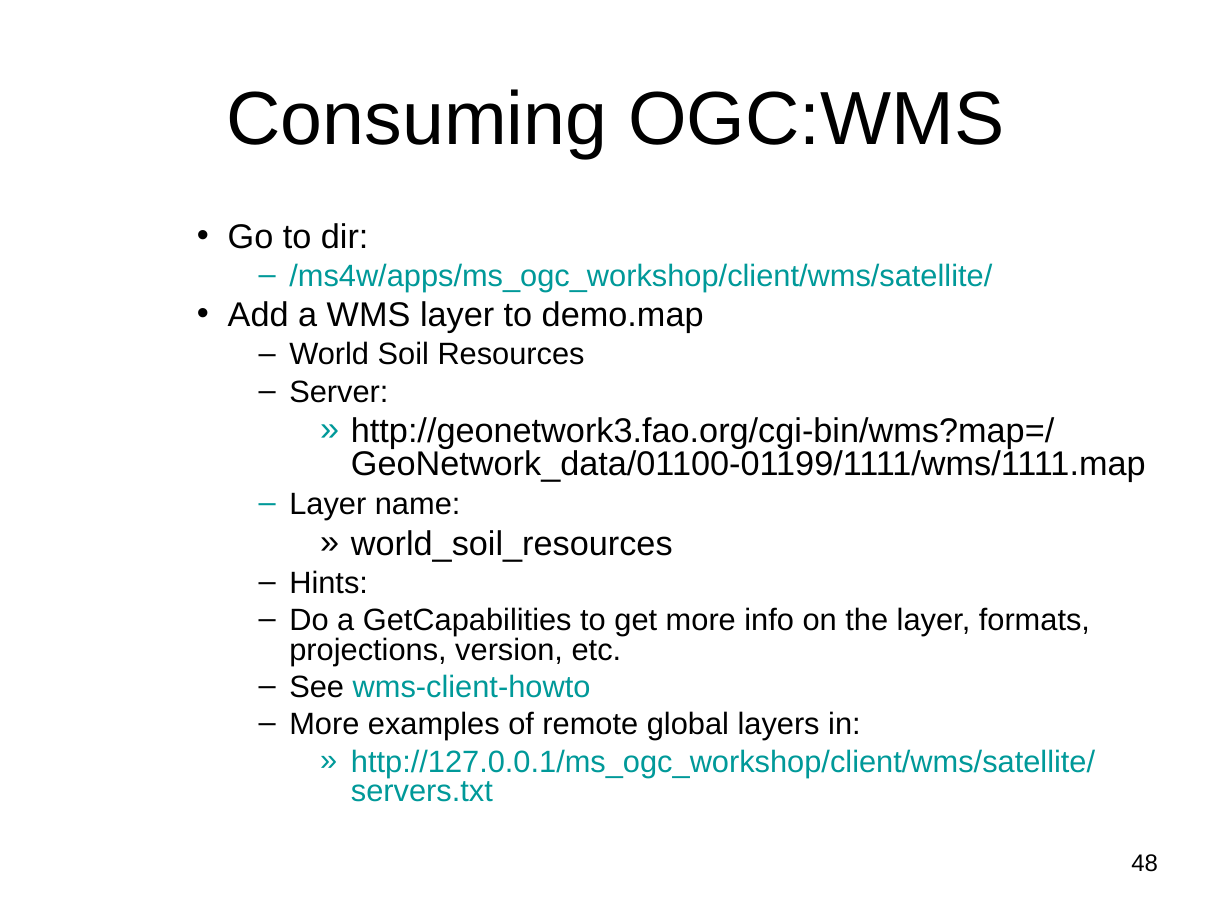
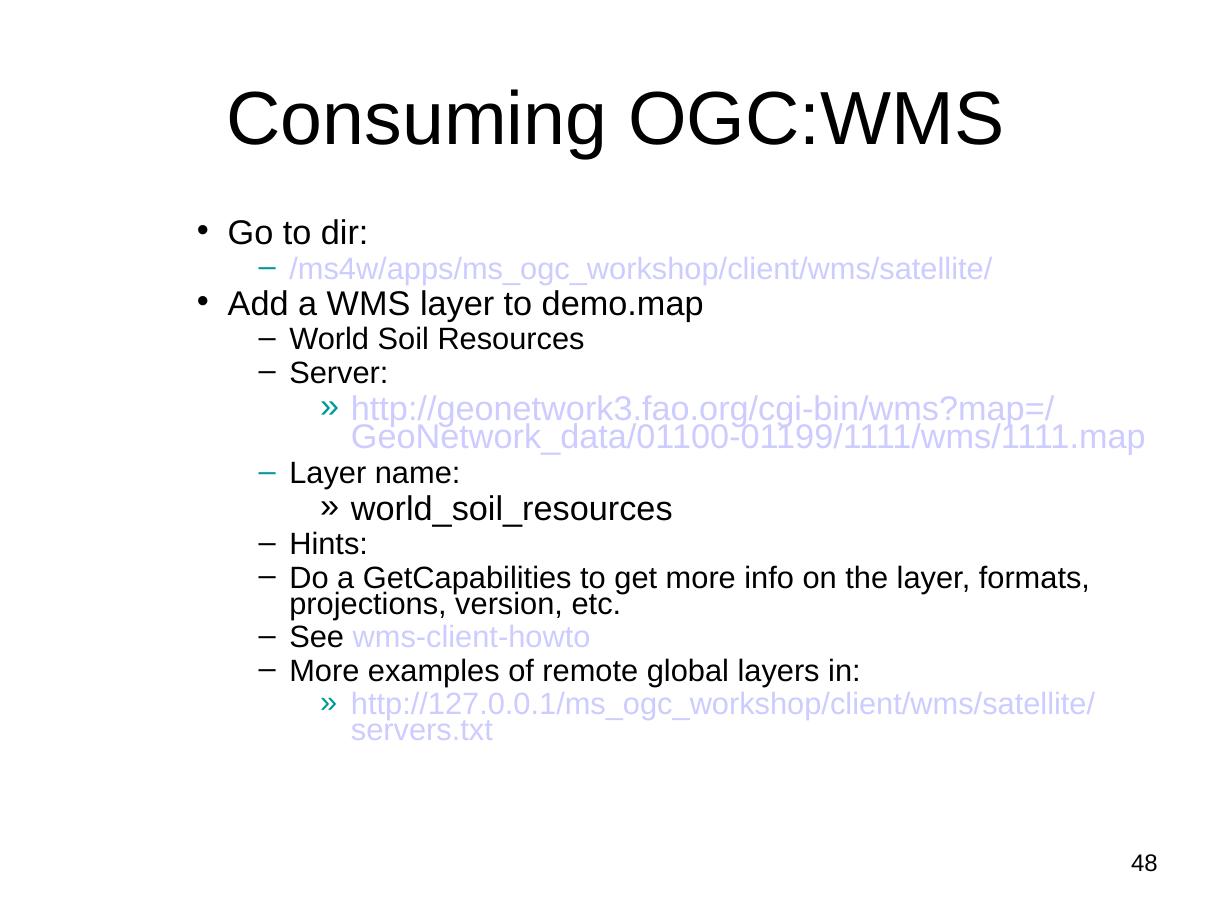
Before and after one commit to MapServer/ms-ogc-workshop, a slide deck: slide 48 of doc/ms_ogc_workshop.ppt. Drawn at 1232x924 pixels with LibreOffice and Linux fonts; fonts in the diff are those of the drawing. Boxes give left, top, right and bottom in pixels: in the first picture for what was removed or moved away, otherwise in the second. Text is boxed around its words. In the diff, an @@ line names an element or a change of style, - is before the commit and + after.

```diff
--- a/doc/ms_ogc_workshop.ppt
+++ b/doc/ms_ogc_workshop.ppt
@@ text "Go to dir:" at (228,219,1146,740): text colour #009999 to #CCCCFF in "/ms4w/apps/ms_ogc_workshop/client/wms/satellite/", "wms-client-howto", "http://127.0.0.1/ms_ogc_workshop/client/wms/satellite/server ..."; text colour #000000 to #CCCCFF in "http://geonetwork3.fao.org/cgi-bin/wms?map=/GeoNetwork_data/ ..."; line spacing 0.8 to 0.7 @@
```
Also in this commit, not shown: 58 other slides changed.
